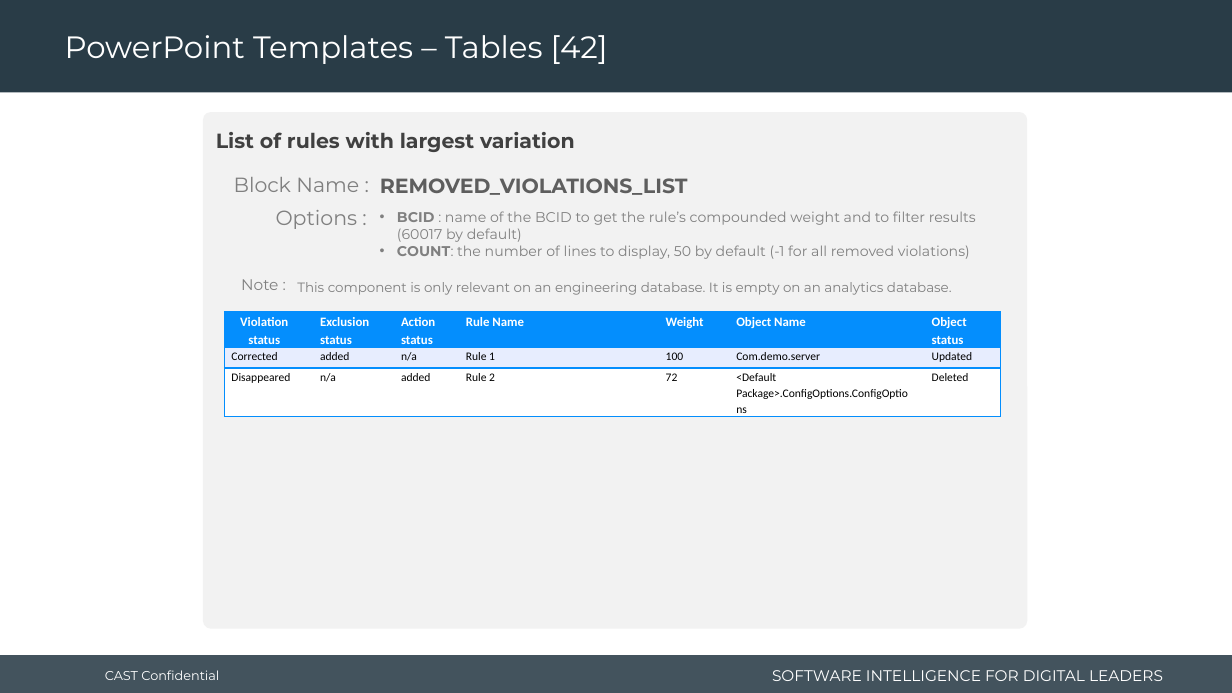
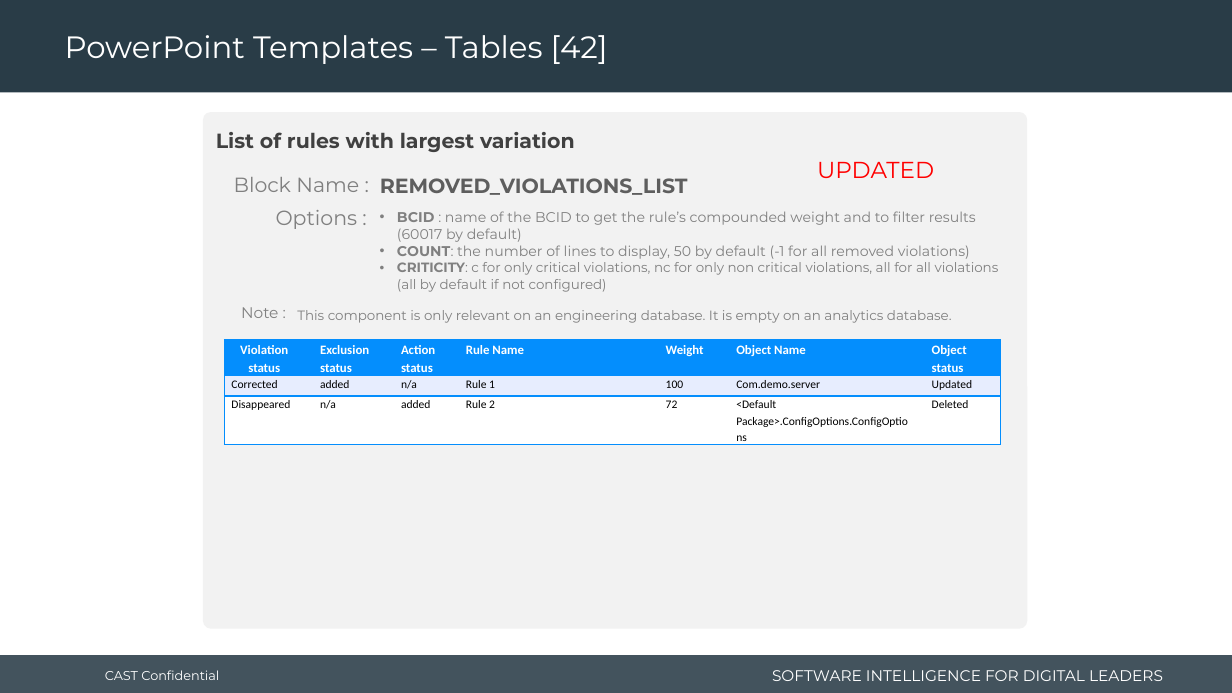
Before and after one commit to CAST-projects/ReportGenerator, a slide deck: slide 74 of CastReporting.Reporting.Core/TemplatesFiles/1- Powerpoint-components-library.pptx. Drawn at 1232x693 pixels with LibreOffice and Linux fonts; fonts in the diff are those of the drawing; background and template pictures are left out. Boxes give left, top, right and bottom in pixels: in the first picture for what was removed or moved away, otherwise in the second. Text is boxed around its words. In the diff, an @@ line names an element or a change of style, - is before the commit and + after.

Commit message:
REPORTGEN-566 : add criticity in component REMOVED_VIOLATIONS_LIST

```diff
--- a/CastReporting.Reporting.Core/TemplatesFiles/1- Powerpoint-components-library.pptx
+++ b/CastReporting.Reporting.Core/TemplatesFiles/1- Powerpoint-components-library.pptx
@@ text added at bbox=[817, 162, 934, 178], 18 pt, text #FF0000 @@
+UPDATED
@@ text at bbox=[397, 262, 999, 292]: paragraph added @@
+• CRITICITY: c for only critical violations, nc for only non critical violations, all for all violations (all by default if not configured)
@@ 2 texts, 1 table: place and size @@
-2 texts, 1 table at bbox=[225, 279, 1000, 413]
+2 texts, 1 table at bbox=[225, 307, 1000, 442]
```
Also in this commit, not shown: 9 other files.
